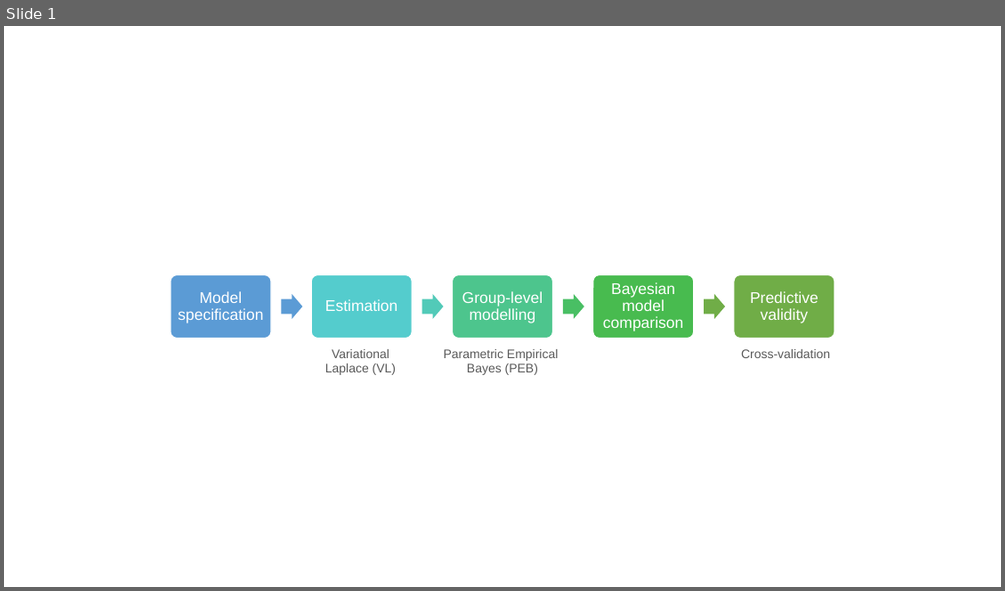
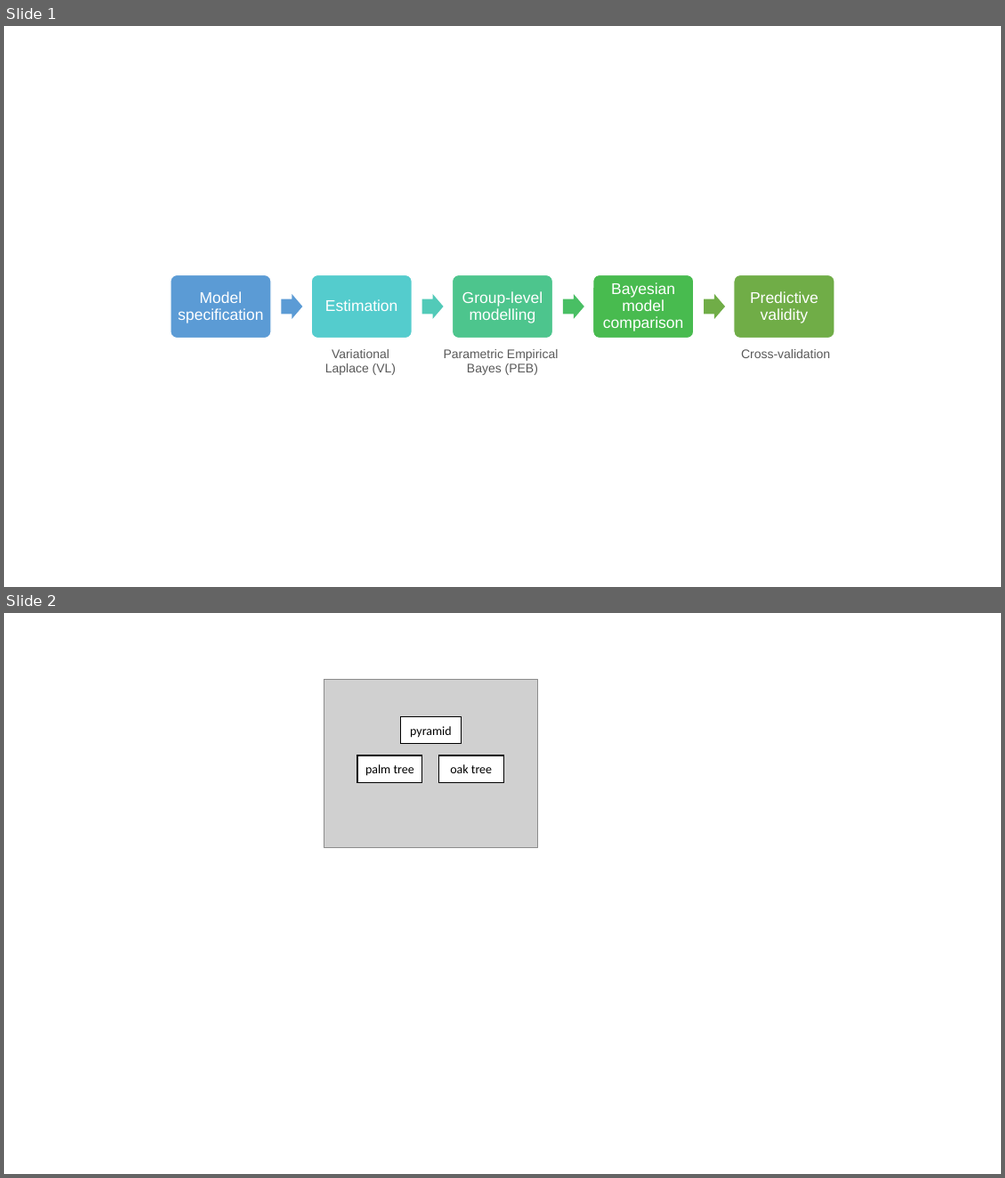
Before and after one commit to spm/spm-docs, a slide deck: docs/assets/figures/tutorials/dcm/dcm_tutorial_figures.pptx. Shown one above the other, each under a label of ours: slide 1 before the commit, slides 1 and 2 after it. The pictures are 1005x591 and 1005x1178 pixels, drawn with LibreOffice and Linux fonts; fonts in the diff are those of the drawing; grey boxes stand for pictures. Boxes give left, top, right and bottom in pixels: in the first picture for what was removed or moved away, otherwise in the second. Text is boxed around its words. In the diff, an @@ line names an element or a change of style, - is before the commit and + after.

```diff
--- a/docs/assets/figures/tutorials/dcm/dcm_tutorial_figures.pptx
+++ b/docs/assets/figures/tutorials/dcm/dcm_tutorial_figures.pptx
@@ slide 2 added at (4,613,1001,1174), background #FFFFFF @@
@@ group added at (324,679,537,848): 3 rectangles, 1 picture @@
+pyramid
+palm tree
+oak tree
```
Also in this commit, not shown: 4 other slides added, 13 other files.
